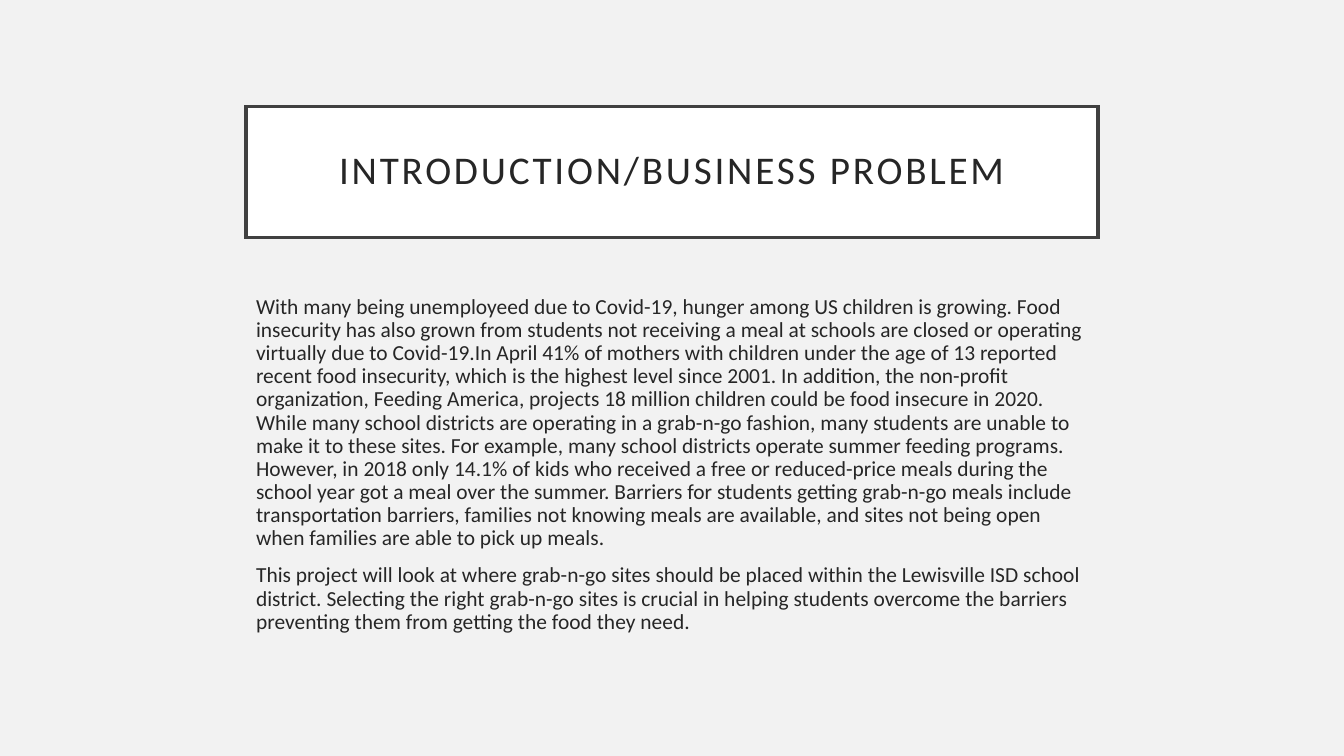
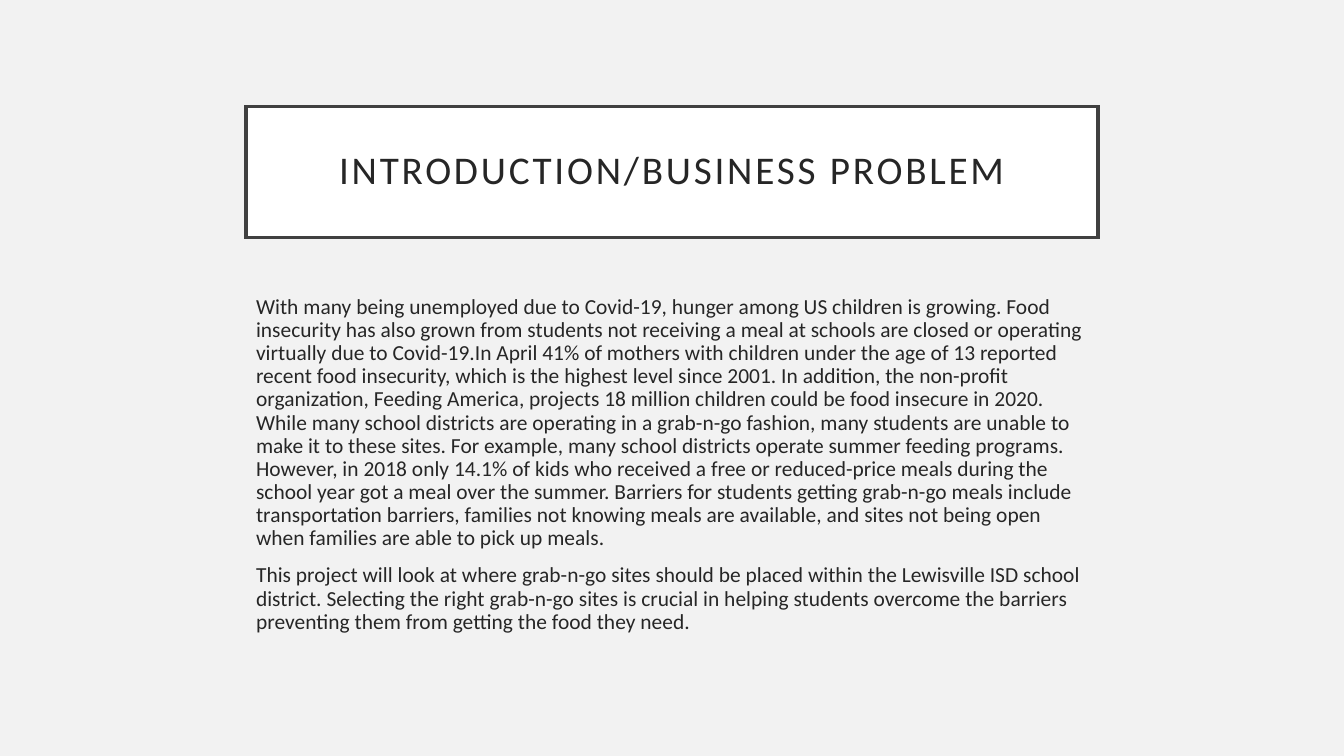
Before and after one commit to curt1015/Coursera, a slide deck: slide 2 of battle of the neighborhoods.pptx. Drawn at 1344x756 pixels with LibreOffice and Linux fonts; fonts in the diff are those of the drawing. Boxes give left, top, right and bottom in pixels: in the first picture for what was removed or moved away, otherwise in the second. Text is boxed around its words. In the diff, an @@ line names an element or a change of style, - is before the commit and + after.

```diff
--- a/battle of the neighborhoods.pptx
+++ b/battle of the neighborhoods.pptx
@@ text at <box>256,299,1082,549</box>: text changed @@
-With many being unemployeed due to Covid-19, hunger among US children is growing. Food insecurity has also grown from students not receiving a meal at schools are closed or operating virtually due to Covid-19.In April 41% of mothers with children under the age of 13 reported recent food insecurity, which is the highest level since 2001. In addition, the non-profit organization, Feeding America, projects 18 million children could be food insecure in 2020. While many school districts are operating in a grab-n-go fashion, many students are unable to make it to these sites. For example, many school districts operate summer feeding programs. However, in 2018 only 14.1% of kids who received a free or reduced-price meals during the school year got a meal over the summer. Barriers for students getting grab-n-go meals include transportation barriers, families not knowing meals are available, and sites not being open when families are able to pick up meals.
+With many being unemployed due to Covid-19, hunger among US children is growing. Food insecurity has also grown from students not receiving a meal at schools are closed or operating virtually due to Covid-19.In April 41% of mothers with children under the age of 13 reported recent food insecurity, which is the highest level since 2001. In addition, the non-profit organization, Feeding America, projects 18 million children could be food insecure in 2020. While many school districts are operating in a grab-n-go fashion, many students are unable to make it to these sites. For example, many school districts operate summer feeding programs. However, in 2018 only 14.1% of kids who received a free or reduced-price meals during the school year got a meal over the summer. Barriers for students getting grab-n-go meals include transportation barriers, families not knowing meals are available, and sites not being open when families are able to pick up meals.
```
Also in this commit, not shown: 2 other slides changed.
